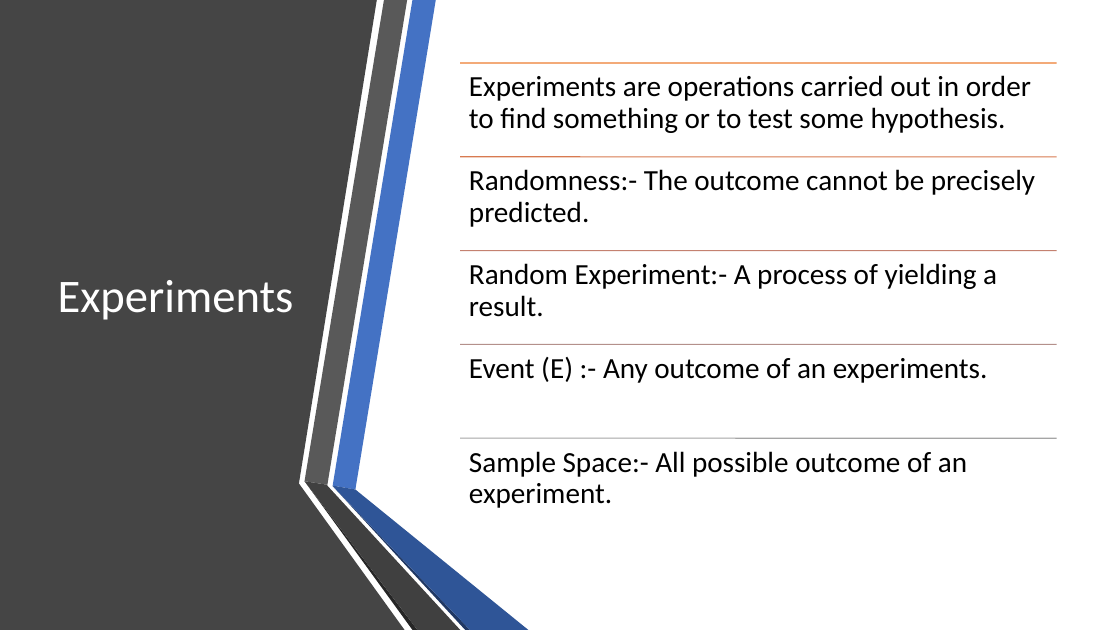
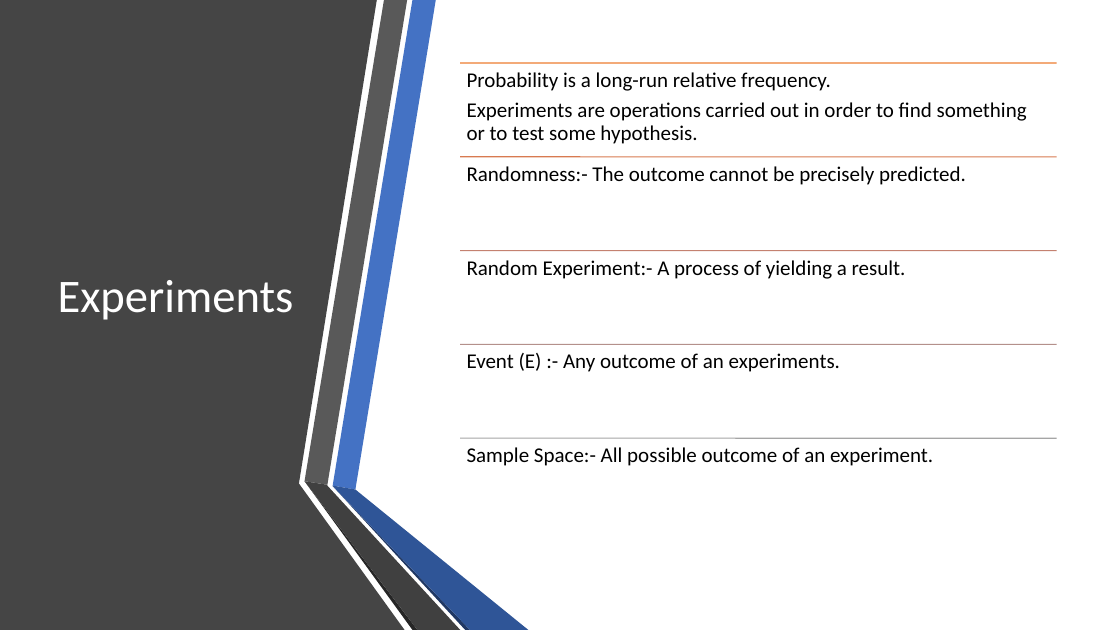
Before and after one commit to akchaudhary57/Job-Ready-Data-Analyst-Course-in-90-Days, a slide deck: slide 2 of DA using R/W3/Probability.pptx. Drawn at 1120x630 pixels with LibreOffice and Linux fonts; fonts in the diff are those of the drawing. Boxes give left, top, right and bottom in pixels: in the first picture for what was removed or moved away, otherwise in the second. Text is boxed around its words. In the diff, an @@ line names an element or a change of style, - is before the commit and + after.

Commit message:
Probability file added for R

```diff
--- a/DA using R/W3/Probability.pptx
+++ b/DA using R/W3/Probability.pptx
@@ text at <box>467,72,831,91</box>: paragraph added @@
+Probability is a long-run relative frequency.
@@ text at <box>467,102,1027,144</box>: size 25 to 18 pt in "Experiments are operations carried out in order ..."; less space between paragraphs @@
@@ size 25 to 18 pt; less space between paragraphs in 4 elements at <box>467,166,966,185</box>, <box>467,260,906,279</box>, <box>467,353,840,372</box>, <box>467,447,933,466</box> @@
```
Also in this commit, not shown: 1 other slide changed.
